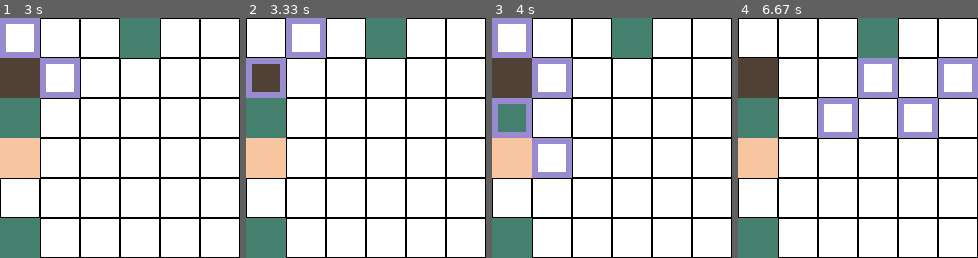
Above: before the commit, frames 1-4 (left to right).
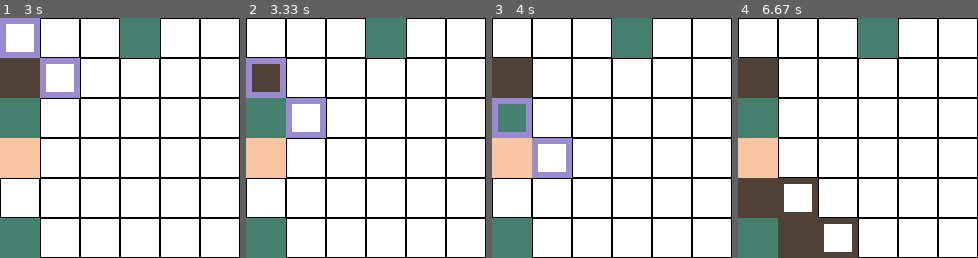
Above: after the commit, the same moments.

Repository: SwapnanilBala/Grid_Game_with_pygame
Game: pygame game, started from hw1.py
Same seed, same stepped clock (60 frames per second), same inputs: the game is played once before the commit and once after it.
Inputs:
- Up to frame 1 (3 s): no input
- Up to frame 2 (3.33 s): no input
- Up to frame 3 (4 s): no input
- Up to frame 4 (6.67 s): no input

Frame 1 is identical in both runs. In frame 2, 2.8% of the frame differs, in the area x 16-34%, y 0-50%; in frame 3, 2.8%; in frame 4, 14%, in the area x 0-100%, y 16-100%.

Commit message:
added a lot of comments next to the code-blocks and also modified the main while loop now it prints out a lot of relevant stuff

Diff:
--- a/grid.txt
+++ b/grid.txt
@@ -1,6 +1,6 @@
-0 3 2 0 2 0
-3 2 0 2 0 2
-2 0 2 0 2 0
-1 2 0 3 0 3
-3 0 2 0 3 2
-0 2 0 2 0 3
+1 0 1 0 3 0
+0 1 0 1 0 1
+1 2 1 3 1 3
+0 1 2 0 3 1
+2 0 1 2 0 3
+1 2 0 1 3 2
--- a/hw1.py
+++ b/hw1.py
@@ -75,24 +75,28 @@
 # and perform random restarts (undo all placed shapes) if stuck.
 # This keeps the method fundamentally first-choice hill climbing, but improves reliability.
 
-import random
-
-# Pull the latest state
+import random # importing the random module
+
+# Here we are Pulling the latest state of the entire board
+
 shapePos, currentShapeIndex, currentColorIndex, grid, placedShapes, done = game.execute('export')
 
-GS = grid.shape[0]
-NUM_SHAPES = len(game.shapes)          # 9 shapes in gridgame.py :contentReference[oaicite:6]{index=6}
-NUM_COLORS = len(game.colors)          # 4 colors (default) :contentReference[oaicite:7]{index=7}
-
-#  Scoring (lower is better)
+# Below are our environment constants
+
+GS = grid.shape[0]             # This is our shape of the grid (n X n), where n can be changed
+NUM_SHAPES = len(game.shapes)  # number of brushes we have available, presently we have 9
+NUM_COLORS = len(game.colors)  # As the name suggests, this represents the number of colors available as of now we have 4 colors
+
+#  Scoring (lower is better) -> is a variable (tracker)
+#  The idea is to keep a track of a variable that lets the agent know how good or bad it's last move was
 
 def count_conflicts(g: np.ndarray) -> int:
-    """Count orthogonal adjacent equal-color pairs (ignore -1). Count each pair once."""
-    c = 0
+    """ This is to count the orthogonal adjacent equal-color pairs (ignore -1). Count each pair once."""
+    c = 0 # Conflict counter
     n = g.shape[0]
     for y in range(n): # so y is basically the row index
         for x in range(n): # and x is the column index
-            col = g[y, x]
+            col = g[y, x] # This is the color value of the current cell
             if col == -1: # -1 means no color, that's a relief now we are checking the horizontal and the vertical grids which are adjacent to that
                 continue
             if x + 1 < n and g[y, x + 1] == col:
@@ -104,85 +108,88 @@
 def objective(g: np.ndarray, shapes_used: int) -> int:
     conflicts = count_conflicts(g) # counts the number of conflicts we have for the grid if it's 0 then its legal otherwise its illegal
     empty = int(np.sum(g == -1)) # so g == -1 creates a boolean grid then tells us how many empty cells are in the grid
-    used_colors = set(int(v) for v in np.unique(g) if v != -1) # returns the unique color numeric indicators -1 means it's empty
-    num_colors_used = len(used_colors) # tells us how many colors are currently being used
-
-    # Weighting: correctness >> completion >> colors >> shapes, this is what our agent will get taste, for conflict the highest increment is score which is something we are trying to minimize with each step
-    return (100000 * conflicts) + (1000 * empty) + (10 * num_colors_used) + shapes_used
+    used_colors = set(int(v) for v in np.unique(g) if v != -1) # returns the unique color numeric indicators; -1 means it's empty
+    num_colors_used = len(used_colors) # tells us about the number of distinct colors that are currently being used
+
+    # (This acts like a priority order) Weighting: correctness > completion > colors > shapes, this is what our agent will get taste, for conflict the highest increment is score which is something we are trying to minimize with each step
+    return (100000 * conflicts) + (1000 * empty) + (10 * num_colors_used) + shapes_used # This is the score the agent is supposed to decrease
     # so basically this is our priority queue: correctness over everything, then when we don't have many conflicts otherwise they are quite low, the agent will put emphasis on filing the grid
     # now comes the coloring, so with num_color_used we are telling the agent that this is the third important thing meaning if the above two seem fine then you can try to minimize the color options
-    # lastly we have the least penalty for the shapes, but we still are trying to use as fewer variations of the shapes as possible
-
-
-#  Helpers to simulate placement (without altering environment)
+    # lastly we have the least penalty for the shapes, but we still prefer fewer total placements (fewer 'place' actions)
+
+
+
+#  Below are our agent's helpers who are to simulate placement (without making any alterations to the environment)
 
 def apply_shape_to_copy(g: np.ndarray, shape_idx: int, pos_xy: tuple[int, int], color_idx: int) -> np.ndarray:
-    """Return new grid after applying a shape at pos (x,y). Assumes placement is legal."""
+    """This special function simulate placing a shape on a COPY of the grid (no execute calls); also assumes the placement is already legal."""
     x0, y0 = pos_xy # these stand for the column start and row start
     newg = g.copy() # this is the copy of the updated grid so far on which we will visualize our implementation
     shape = game.shapes[shape_idx] # get us the shape we are currently using
     for i, row in enumerate(shape): # `i` is basically the row inside the shape
         for j, cell in enumerate(row): # and conversely j is the column indicator inside the shape
-            if cell:
-                newg[y0 + i, x0 + j] = color_idx # newg[y0 + i, x0 + j] is our affected grid within the visualization
-    return newg
+            if cell: # for this True equivalent means this part of the brush covers a particular grid and conversely False represents blank space
+                newg[y0 + i, x0 + j] = color_idx # newg[y0 + i, x0 + j] is our affected grid within the visualization, color_idx -> which color we are using for this
+    return newg # This one returns our simulated board
 
 def random_empty_cell(g: np.ndarray) -> tuple[int, int] | None:
-    empties = np.argwhere(g == -1) # here we are creating a boolean grid and then returning the indices where it's True
-    if len(empties) == 0:
+    empties = np.argwhere(g == -1) # here we are creating a boolean grid and then returning the indices where it's True, basically checking which cells are empty and which ones are not
+    if len(empties) == 0: # No empty cells
         return None
     y, x = empties[random.randrange(len(empties))] # this gives us one random coordinate pair for the corresponding grid
-    return int(x), int(y) # this conversion is done for a purpose that serves later
+    # So numpy gives us (row,col) = (y,x), and not (x,y)
+    return int(x), int(y) # we have converted the dtype for a safer parameter dtype handling and also as our code expects (x,y) we flip the order
 
 def candidate_positions_covering_anchor(shape_idx: int, anchor_xy: tuple[int, int]) -> list[tuple[int, int]]:
-    """All top-left positions (x,y) where shape covers anchor cell on a '1' cell."""
-    ax, ay = anchor_xy
+    """ We can think of this function as (how come the brush covers some empty cell) """
+    ax, ay = anchor_xy # this is the empty cell that we wish to fill with some color
     shape = game.shapes[shape_idx] # the shape indicating which grids will be painted
-    positions = []
+    positions = [] # creating an empty list which will later hold a set of valid placement options
     # with this basically we are taking our brush to the anchor (empty grid that needs coloring)
-    for i, row in enumerate(shape):
-        for j, cell in enumerate(row):
-            if cell: # i and j stand for the row and column index inside the shape
+    for i, row in enumerate(shape): # row index inside targeted shape
+        for j, cell in enumerate(row): # column index inside targeted shape
+            if cell: # This tells us that if a cell is true then the brush can do it's magic there if not then that part won't get colored
                 x0 = ax - j
                 y0 = ay - i
                 if x0 < 0 or y0 < 0: # if the position is out of bound meaning if we have moved out from the whole grid
                     continue
-                # canPlace expects (grid, shape_array, pos_list[x,y]) and checks overlap/fit only :contentReference[oaicite:8]{index=8}
-                if game.canPlace(grid, shape, [x0, y0]):
-                    positions.append((x0, y0))
+
+                if game.canPlace(grid, shape, [x0, y0]): # This lets us only keep placements which are valid (in-bounds (no out of bounds error) + no overlap with already-colored cells/grids)
+                    positions.append((x0, y0)) # adding up the valid placement options into the positions
     return positions # this returns a set of valid placement options, so that from here we can simulate the rest
 
 def choose_color_for_shape(g: np.ndarray, shape_idx: int, pos_xy: tuple[int, int]) -> int:
     # We have the inputs: g: this is the current grid, shape_idx is the corresponding index of the shape
     # pos_xy starting point from where the coloring will start
     """
-    Pick a color that tends to reduce conflicts.
-    We try a few candidates (including getAvailableColor suggestions) and take best by objective.
+    With this we pick a color that aims to reduce conflicts.
+    And so, We try a few candidates (including getAvailableColor suggestions) and take best by objective (least score).
     """
     # Start with a few random colors + a couple 'available' colors from covered cells
     candidate_colors = set(random.randrange(NUM_COLORS) for _ in range(2))
     # only going with 2 random colors, and the use of set is to avoid duplicates
-    shape = game.shapes[shape_idx] # it's our 2D mask,
+    shape = game.shapes[shape_idx] # it's our 2D mask, 1 -> will paint a grid, 0 -> will do nothing
     x0, y0 = pos_xy # position of the anchor
-    covered_cells = []
-
-    for i, row in enumerate(shape):
+    covered_cells = [] # this is the initiation of the list that will later become a list of board grids which would be painted if we placed that particular shape here
+
+    for i, row in enumerate(shape): # i -> row index, j -> column index
         for j, cell in enumerate(row):
-            if cell:
+            if cell: # similarly, this tells us about the grids that the shape has it's effect on
                 covered_cells.append((x0 + j, y0 + i))
                 # This is how we basically convert the cells into a grid coordinate and store it into covered_cell, and
                 # this is essentially the list of all board coordinates the shape is intended to fill when place here
-    # Use professor-provided helper (returns a random non-adjacent color for a single cell) :contentReference[oaicite:9]{index=9}
+
 
     for (cx, cy) in covered_cells[:2]:
-        # Fast heuristic: We sample only a couple covered cells to get "safe color" suggestions
+        # Fast heuristic: We sample only a couple covered cells(first 2 covered cells/grids) to get "safe color" suggestions
         # safer color implies: We need not require evaluating all 4 colors for every candidate move; usually 2–4 smart picks are enough to find a good one, and it keeps the search fast.
 #       # (calling getAvailableColor for every covered cell is comparatively slower and generally unnecessary).
         candidate_colors.add(int(game.getAvailableColor(g, cx, cy)))
         # This delivers us a color that is not adjacent-conflict for that one cell, color options have been mentioned above
 
-    best_color = 0
-    best_score = 10**18
+    best_color = 0 # it's like a default option
+    best_score = 10**18 # We start with a huge value so the first objective() score that we compute, will replace it (as we're trying to minimize it)
+
     for c in candidate_colors:
         newg = apply_shape_to_copy(g, shape_idx, pos_xy, c)
         # This is our MVP which fabricates a copy of the grid and paints the shape on it using color c
@@ -206,7 +213,7 @@
     # the variables above are global, and we update them everywhere
 
 def set_shape(target_idx: int):
-    # Cycle forward using 'switchshape'/'h' :contentReference[oaicite:10]{index=10}
+    # Cycle forward using 'switchshape' -> This is found in the gridgame.py
     global currentShapeIndex
     steps = (target_idx - currentShapeIndex) % NUM_SHAPES
     for _ in range(steps):
@@ -214,7 +221,7 @@
         # basically, to reach a specific shape index, we repeatedly cycle forward until we eventually land on it.
 
 def set_color(target_idx: int):
-    # Cycle forward using 'switchcolor'/'k' :contentReference[oaicite:11]{index=11}
+    # Cycle forward using 'switchcolor' -> imported from gridgame.py
     global currentColorIndex
     steps = (target_idx - currentColorIndex) % NUM_COLORS
     for _ in range(steps):
@@ -222,16 +229,16 @@
         # essentially we have implemented the same methodology
 
 def goto_pos(target_xy: tuple[int, int]):
-    """Move brush to (x,y). Note: movement boundaries depend on current shape size."""
+    """ Move brush to (x,y). and also the move depends on the shape and size of the brush """
     tx, ty = target_xy
     while shapePos[0] < tx:
-        exec_cmd('right')
+        exec_cmd('right') # go rightward
     while shapePos[0] > tx:
-        exec_cmd('left')
+        exec_cmd('left') # go leftward
     while shapePos[1] < ty:
-        exec_cmd('down')
+        exec_cmd('down') # go downward
     while shapePos[1] > ty:
-        exec_cmd('up')
+        exec_cmd('up') # go upward
     # This one is quite self-explanatory, the comparison is done to prevent shape pos out of bounds error
 
 def place_current():
@@ -246,16 +253,19 @@
     # if after a certain time and certain moves the grid situation doesn't seem to improve a lot,
     # Undo everything we placed (initial random colored cells are not in placedShapes).
     while len(placedShapes) > 0:
-        undo_one()
-
-# --- Hill climbing loop ---
-random.seed(0)
+        undo_one() # placedShapes is a list; undo until it's empty to return to the initial state
+
+
+#  The Hill climbing loop and setting up the parameters
+
+random.seed(42)
 
 # Limits (keep safe for autograder 10 min; you can tune)
-TIME_BUDGET_SEC = 5 * 60
-MAX_PLATEAU_SIDEWAYS = 250      # allow equal-score moves up to this many
-MAX_TRIES_PER_STEP = 300        # how many random neighbors to sample before declaring "stuck"
-MAX_RESTARTS = 50
+
+TIME_BUDGET_SEC = 2 * 60        # 2 mins tops, since the autograder will run 3 times, so each iteration must finish within 2 mins
+MAX_PLATEAU_SIDEWAYS = 150      # allow equal-score moves up to this many
+MAX_TRIES_PER_STEP = 175        # the counter for how many random neighbors to sample before declaring "stuck" and we need to move
+MAX_RESTARTS = 5               # number of restarts allowed, before we drop everything
 
 best_grid = grid.copy() # saves the best board state found so far
 best_shapes = list(placedShapes) # this saves the sequence of placed shapes corresponding to that best grid
@@ -268,9 +278,19 @@
     # Refresh state
     exec_cmd('export')
     if done:
+        used_colors = {int(v) for v in np.unique(grid) if v != -1}
+        unique_shape_types = len({sidx for (sidx, _, _) in placedShapes})
+        print("t=", int(time.time() - start),
+              "colors used =", len(used_colors),
+              "Times we placed a brush on the board =", len(placedShapes),
+              "Unique shapes used =", unique_shape_types,
+              "placed=", len(placedShapes),
+              "score=", objective(grid, shapes_used=len(placedShapes)),
+              "restarts=", restarts,
+              "  DONE =", done)
         break # if the board has been fully colored then we break out of the loop
 
-        #  Just to check that our program is running or not
+        #  Just to check that our program is running or not print once every 5 seconds so we don't feel not knowing whether the agent is doing something or not
     if int(time.time() - start) % 5 == 0:
         print("t=", int(time.time() - start),
                 "placed=", len(placedShapes),
@@ -349,7 +369,7 @@
 exec_cmd('export')
 
 # If we didn't finish, revert to best-so-far (by undoing and replaying best_shapes)
-# (Optional safety to avoid ending in a worse restart state.)
+# (This is our special move: safety to avoid ending in a worse restart state.)
 if not done and best_score < objective(grid, shapes_used=len(placedShapes)):
     restart_to_initial()
     # Replay best shapes through execute (still legal since it was achieved earlier)
--- a/initial_grid.txt
+++ b/initial_grid.txt
@@ -1,6 +1,6 @@
--1 -1 -1 -1 1 -1
+-1 -1 -1 -1 3 -1
+-1 -1 -1 -1 -1 1
+-1 -1 -1 3 -1 -1
 -1 -1 -1 -1 -1 -1
 -1 -1 -1 -1 -1 -1
--1 -1 -1 -1 3 0
--1 -1 3 -1 2 -1
--1 -1 -1 -1 -1 -1
+1 -1 -1 -1 -1 2
--- a/shapes.txt
+++ b/shapes.txt
@@ -1 +1 @@
-[(6, [0, 4], 0), (5, [1, 2], 0), (4, [1, 2], 2), (8, [3, 3], 3), (0, [5, 4], 2), (1, [4, 0], 2), (2, [0, 1], 2), (0, [0, 1], 3), (0, [0, 0], 0), (0, [4, 2], 2), (0, [4, 1], 0), (0, [5, 5], 3), (0, [4, 5], 0), (0, [3, 5], 2), (0, [0, 4], 3), (0, [5, 0], 0), (0, [2, 1], 0), (0, [0, 3], 1)]
+[(1, [4, 2], 1), (1, [3, 3], 0), (3, [1, 1], 1), (4, [4, 2], 3), (1, [1, 2], 2), (0, [4, 1], 0), (1, [1, 0], 0), (1, [0, 4], 2), (1, [0, 3], 0), (0, [2, 5], 0), (0, [3, 4], 2), (1, [2, 0], 1), (0, [3, 5], 1), (0, [0, 1], 0), (0, [0, 0], 1), (0, [5, 0], 0), (0, [3, 0], 0), (0, [0, 2], 1)]
--- a/time.txt
+++ b/time.txt
@@ -1 +1 @@
-76.15327596664429
+86.16740703582764
